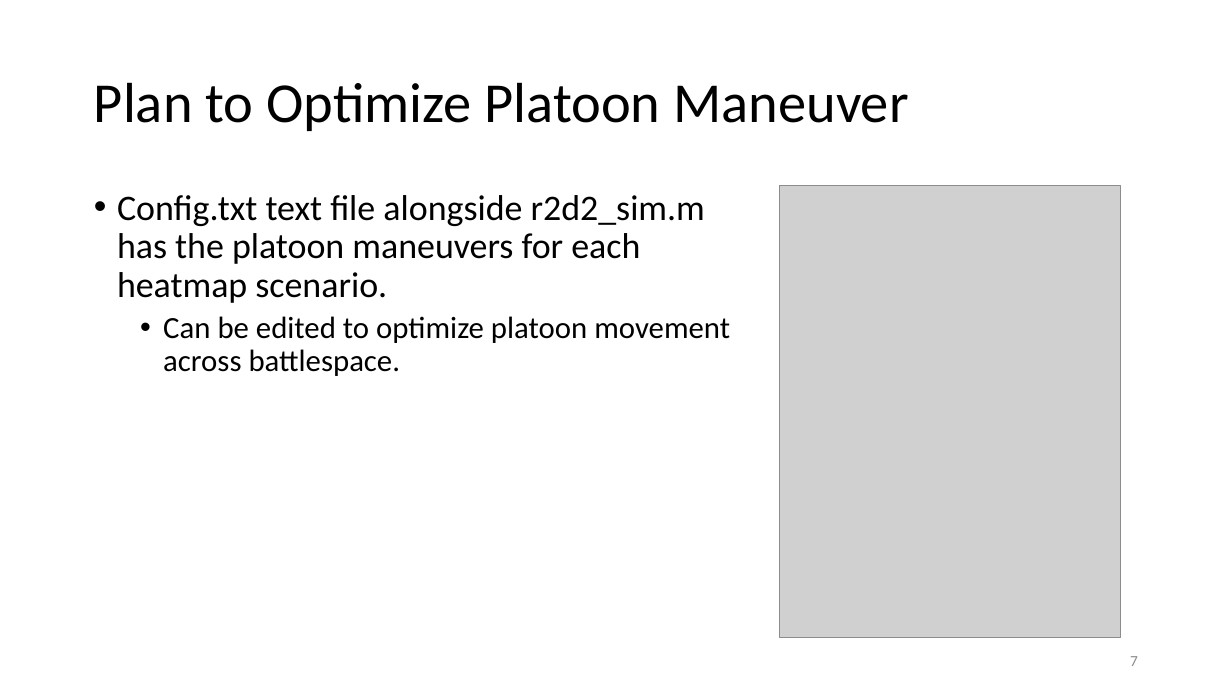
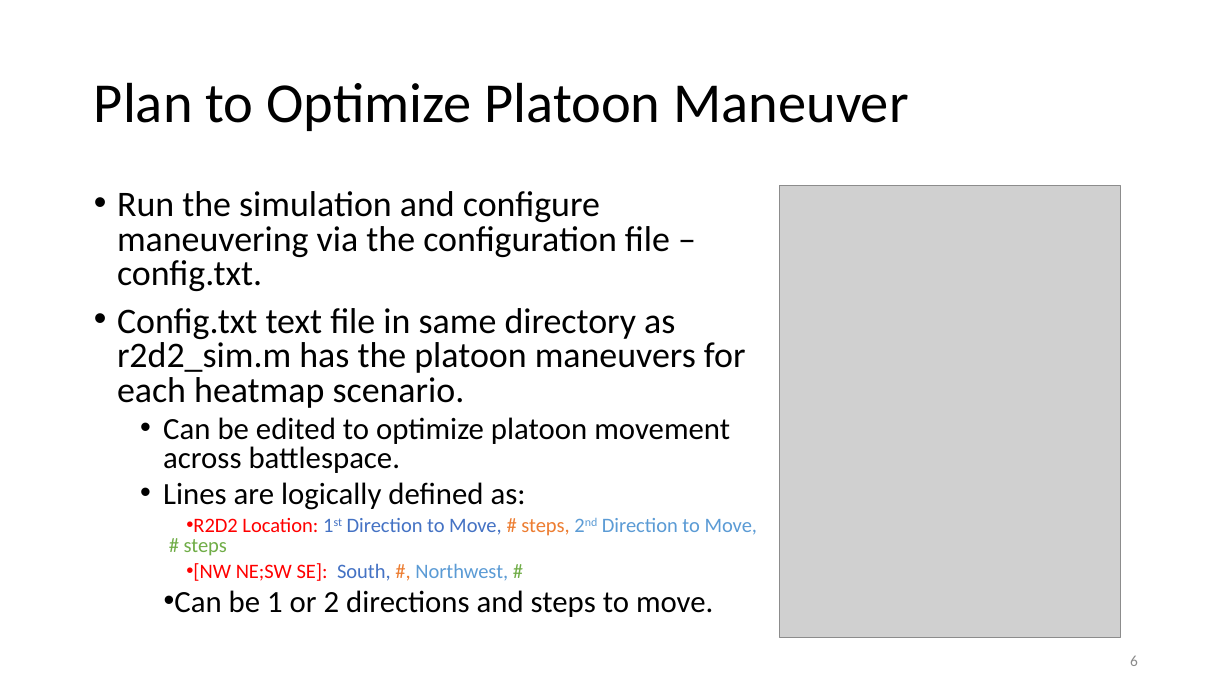
Before and after one commit to us3rnotfound/r2d2_sim, a slide deck: slide 6 of jyn_prompt2_battlespace.pptx (slide 7 before the commit). Drawn at 1232x693 pixels with LibreOffice and Linux fonts; fonts in the diff are those of the drawing; grey boxes stand for pictures. Boxes give left, top, right and bottom in pixels: in the first picture for what was removed or moved away, otherwise in the second. Text is boxed around its words. In the diff, an @@ line names an element or a change of style, - is before the commit and + after.

```diff
--- a/jyn_prompt2_battlespace.pptx
+++ b/jyn_prompt2_battlespace.pptx
@@ text at bbox=[117, 191, 746, 408]: text changed @@
-• Config.txt text file alongside r2d2_sim.m has the platoon maneuvers for each heatmap scenario.
+• Run the simulation and configure maneuvering via the configuration file – config.txt.
+• Config.txt text file in same directory as r2d2_sim.m has the platoon maneuvers for each heatmap scenario.
@@ text at bbox=[163, 417, 730, 473]: line spacing 0.9 to 0.8 @@
@@ text at bbox=[163, 482, 758, 617]: paragraphs added @@
+  • Lines are logically defined as:
+    • R2D2 Location: 1st Direction to Move, # steps, 2nd Direction to Move, # steps
+    • [NW NE;SW SE]: South, #, Northwest, #
+  • Can be 1 or 2 directions and steps to move.
@@ page number at bbox=[1130, 655, 1138, 666]: text changed @@
-7
+6
```
Also in this commit, not shown: 2 other slides changed, 1 slide added, 1 other file.
